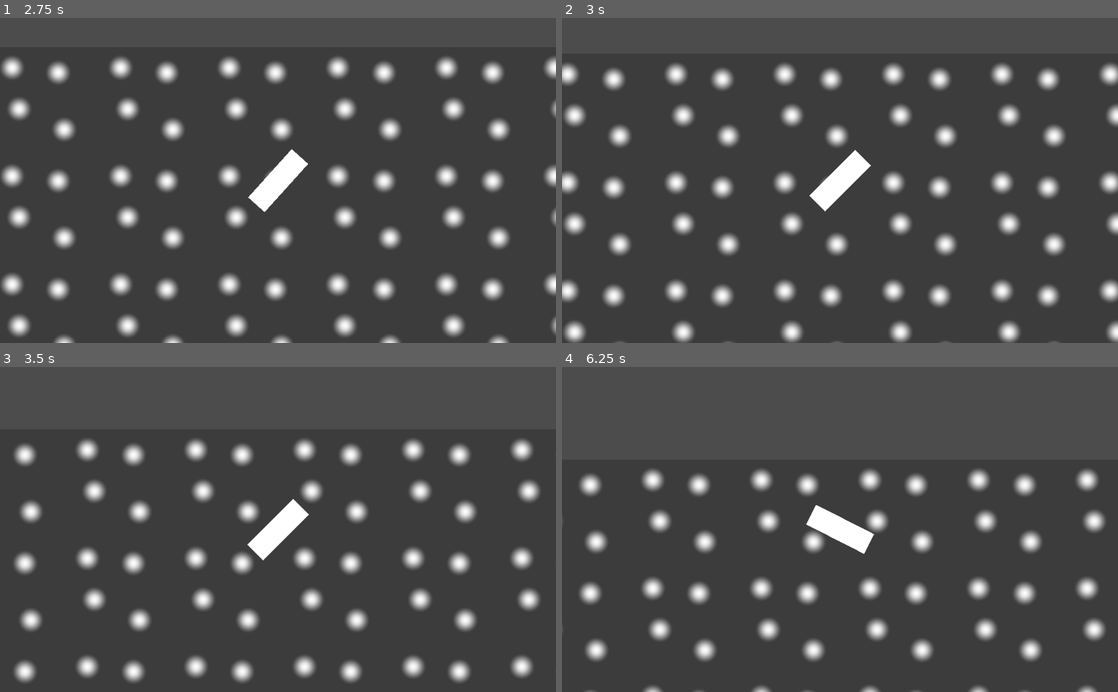
Above: before the commit, frames 1-4 (two rows, left to right).
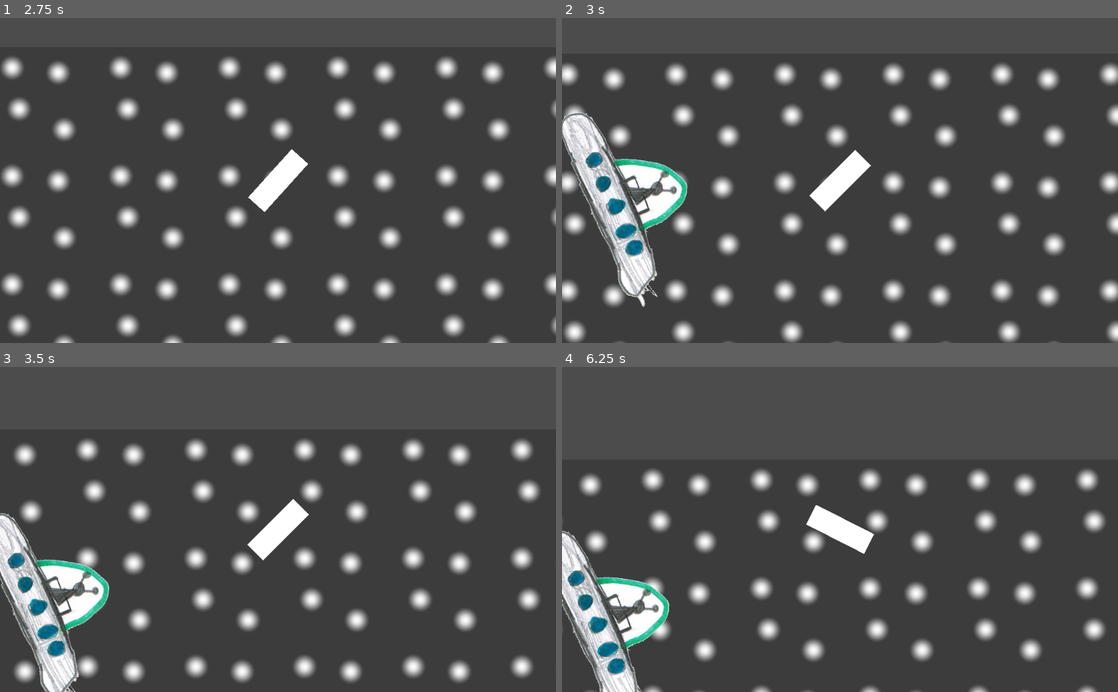
Above: after the commit, the same moments.

Repository: the-g-force/FamJam-April2020
Game: Godot game, scene res://src/Level.tscn
The game is run twice, just before and just after one commit, with the same random seed, the same clock (stepped at 60 frames per second) and the same inputs.
Inputs:
- Up to frame 1 (2.75 s): hold Right (TurnRight) 0.53-1.28 s; hold Left (TurnLeft) 1.28-2.03 s; hold Right (TurnRight) from 2.03 s (still down)
- Up to frame 2 (3 s): release Right (TurnRight) at 2.78 s; hold Up (Thrust) from 2.78 s (still down)
- Up to frame 3 (3.5 s): keep holding Up (Thrust)
- Up to frame 4 (6.25 s): release Up (Thrust) at 3.53 s; hold Left (TurnLeft) 3.53-5.78 s; hold Right (TurnRight) from 5.78 s (still down)

Frame 1 is identical in both runs. In frame 2, 5.5% of the frame differs, in the area x 0-23%, y 29-90%; in frame 3, 5.0%; in frame 4, 4.7%.

Commit message:
Add UFO spawning on paths and restructure bounds

Diff:
--- a/project/src/Level.tscn
+++ b/project/src/Level.tscn
@@ -1,7 +1,8 @@
-[gd_scene load_steps=4 format=2]
+[gd_scene load_steps=5 format=2]
 
 [ext_resource path="res://src/Rocket.tscn" type="PackedScene" id=1]
 [ext_resource path="res://assets/background.png" type="Texture" id=2]
+[ext_resource path="res://src/Paths.tscn" type="PackedScene" id=3]
 
 [sub_resource type="RectangleShape2D" id=1]
 extents = Vector2( 3147.6, 10 )
@@ -20,28 +21,32 @@
 [node name="Camera2D" type="Camera2D" parent="Rocket"]
 current = true
 
-[node name="StaticBody2D" type="StaticBody2D" parent="."]
+[node name="LevelBounds" type="Node2D" parent="."]
+
+[node name="Top" type="StaticBody2D" parent="LevelBounds"]
 position = Vector2( 2500, 0 )
 
-[node name="CollisionShape2D" type="CollisionShape2D" parent="StaticBody2D"]
+[node name="CollisionShape2D" type="CollisionShape2D" parent="LevelBounds/Top"]
 shape = SubResource( 1 )
 
-[node name="StaticBody2D2" type="StaticBody2D" parent="."]
+[node name="Right" type="StaticBody2D" parent="LevelBounds"]
 position = Vector2( 5000, 2500 )
 rotation = 1.5708
 
-[node name="CollisionShape2D" type="CollisionShape2D" parent="StaticBody2D2"]
+[node name="CollisionShape2D" type="CollisionShape2D" parent="LevelBounds/Right"]
 shape = SubResource( 1 )
 
-[node name="StaticBody2D3" type="StaticBody2D" parent="."]
+[node name="Left" type="StaticBody2D" parent="LevelBounds"]
 position = Vector2( 0, 2500 )
 rotation = 1.5708
 
-[node name="CollisionShape2D" type="CollisionShape2D" parent="StaticBody2D3"]
+[node name="CollisionShape2D" type="CollisionShape2D" parent="LevelBounds/Left"]
 shape = SubResource( 1 )
 
-[node name="StaticBody2D4" type="StaticBody2D" parent="."]
+[node name="Bottom" type="StaticBody2D" parent="LevelBounds"]
 position = Vector2( 2500, 5000 )
 
-[node name="CollisionShape2D" type="CollisionShape2D" parent="StaticBody2D4"]
+[node name="CollisionShape2D" type="CollisionShape2D" parent="LevelBounds/Bottom"]
 shape = SubResource( 1 )
+
+[node name="Paths" parent="." instance=ExtResource( 3 )]
--- /dev/null
+++ b/project/src/Paths.gd
@@ -0,0 +1,10 @@
+extends Node2D
+
+var enemy = preload("res://src/UFO.tscn")
+onready var paths = $Paths
+var path
+
+func _on_Timer_timeout():
+	var UFO = enemy.instance()
+	path = paths.get_children()[randi () % paths.get_child_count()]
+	path.add_child(UFO)
--- /dev/null
+++ b/project/src/Paths.tscn
@@ -0,0 +1,21 @@
+[gd_scene load_steps=3 format=2]
+
+[ext_resource path="res://src/Paths.gd" type="Script" id=1]
+
+[sub_resource type="Curve2D" id=1]
+_data = {
+"points": PoolVector2Array( 0, 0, 0, 0, 160.307, 263.137, 0, 0, 0, 0, 431.933, 898.262, 0, 0, 0, 0, 1174.91, 778.427, 0, 0, 0, 0, 871.328, 215.203 )
+}
+
+[node name="Root" type="Node2D"]
+script = ExtResource( 1 )
+
+[node name="Paths" type="Node" parent="."]
+
+[node name="Path2D" type="Path2D" parent="Paths"]
+curve = SubResource( 1 )
+
+[node name="Timer" type="Timer" parent="."]
+wait_time = 3.0
+autostart = true
+[connection signal="timeout" from="Timer" to="." method="_on_Timer_timeout"]
--- /dev/null
+++ b/project/src/UFO.gd
@@ -0,0 +1,8 @@
+extends PathFollow2D
+
+export var speed = 100
+
+func _process(delta):
+	offset += speed*delta
+	if unit_offset > 1:
+		queue_free()
--- /dev/null
+++ b/project/src/UFO.tscn
@@ -0,0 +1,11 @@
+[gd_scene load_steps=3 format=2]
+
+[ext_resource path="res://assets/ufo.png" type="Texture" id=1]
+[ext_resource path="res://src/UFO.gd" type="Script" id=2]
+
+[node name="PathFollow2D" type="PathFollow2D"]
+script = ExtResource( 2 )
+
+[node name="Sprite" type="Sprite" parent="."]
+scale = Vector2( 0.5, 0.5 )
+texture = ExtResource( 1 )
